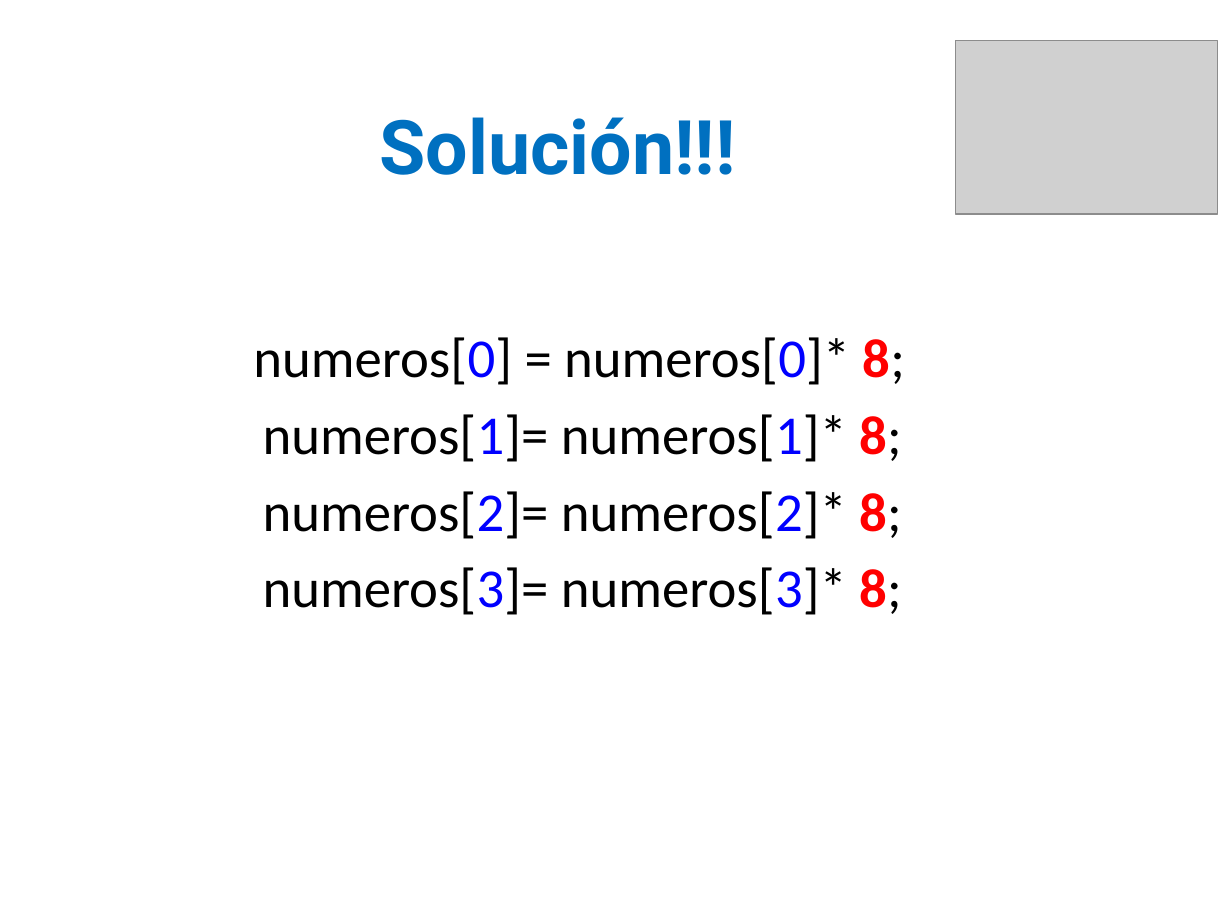
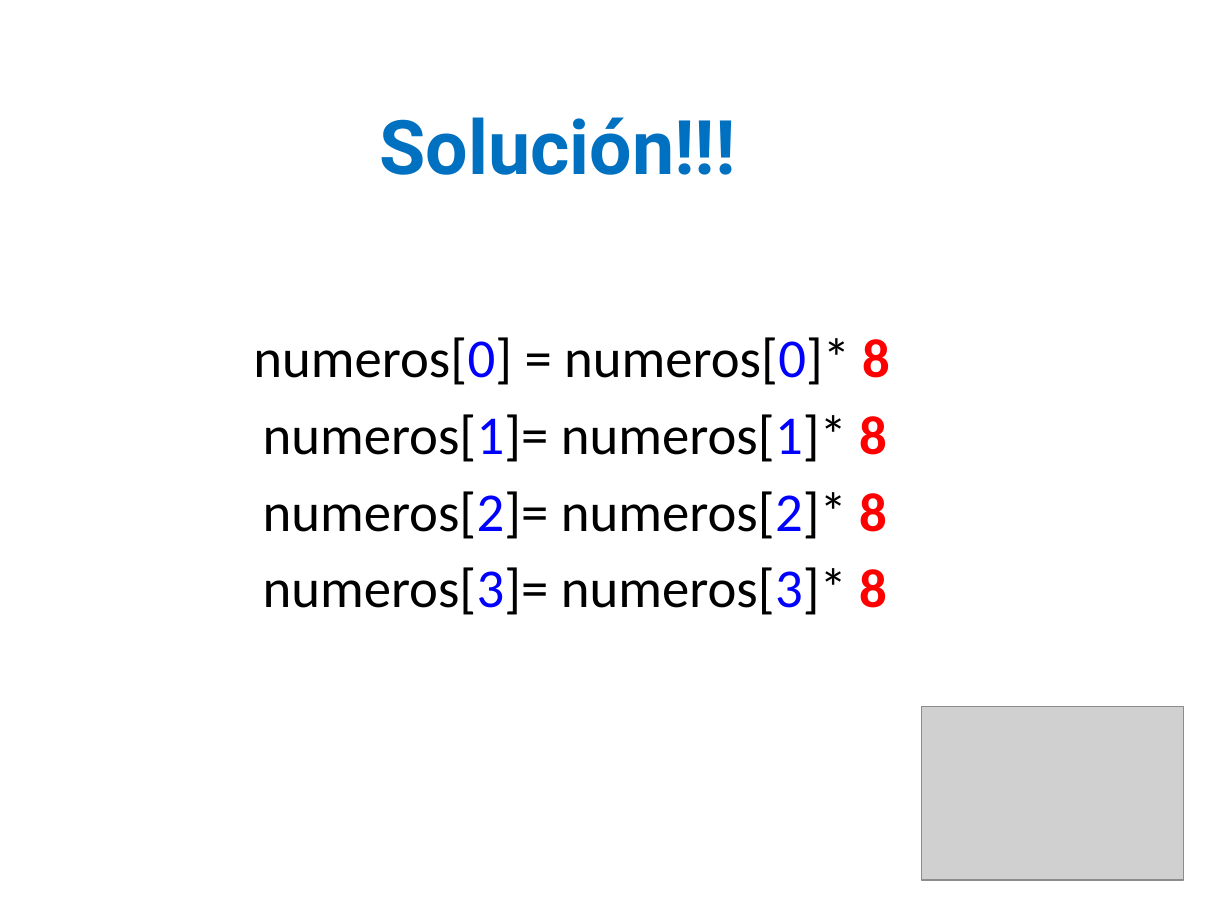
Before and after one commit to lizetheP/PensamientoC, a slide deck: slide 17 of calendario/documentos/7_Listas_Arreglos.pptx (slide 18 before the commit). Drawn at 1232x924 pixels with LibreOffice and Linux fonts; fonts in the diff are those of the drawing; grey boxes stand for pictures. Boxes give left, top, right and bottom in pixels: in the first picture for what was removed or moved away, otherwise in the second. Text is boxed around its words. In the diff, an @@ line names an element or a change of style, - is before the commit and + after.

```diff
--- a/calendario/documentos/7_Listas_Arreglos.pptx
+++ b/calendario/documentos/7_Listas_Arreglos.pptx
@@ text at (253,337,891,615): text changed @@
-numeros[0] = numeros[0]* 8;
-numeros[1]= numeros[1]* 8;
-numeros[2]= numeros[2]* 8;
-numeros[3]= numeros[3]* 8;
+numeros[0] = numeros[0]* 8
+numeros[1]= numeros[1]* 8
+numeros[2]= numeros[2]* 8
+numeros[3]= numeros[3]* 8
@@ picture: place and size @@
-picture at (956,41,1218,214)
+picture at (922,706,1184,880)
```
Also in this commit, not shown: 12 other slides changed, 13 slides added, 4 slides removed, 6 other files.
